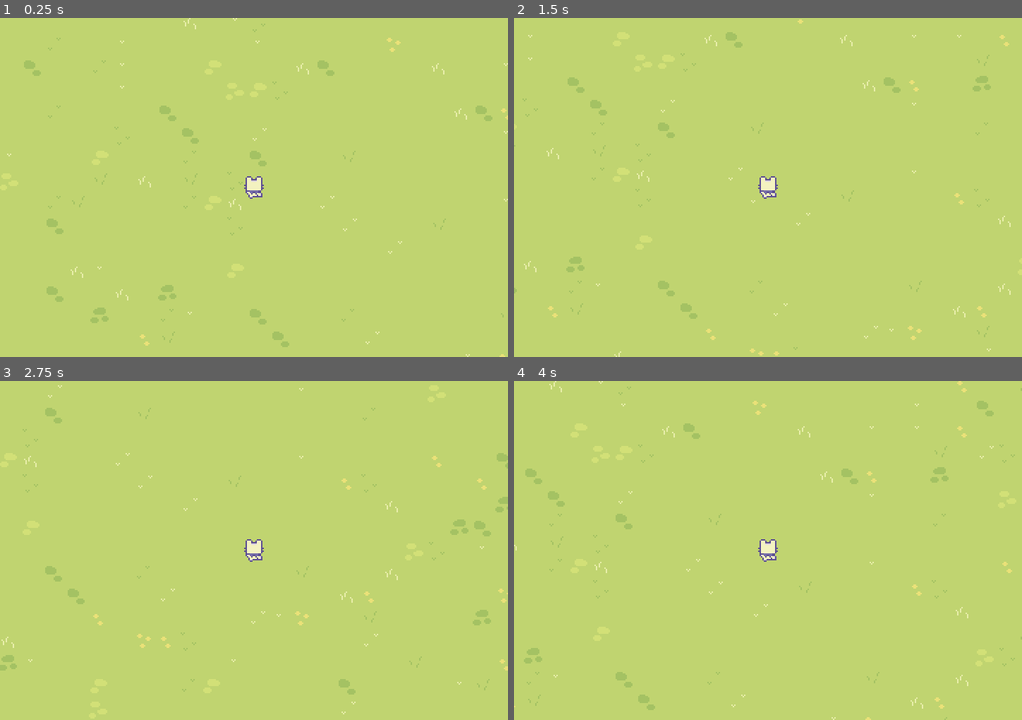
Above: before the commit, frames 1-4 (two rows, left to right).
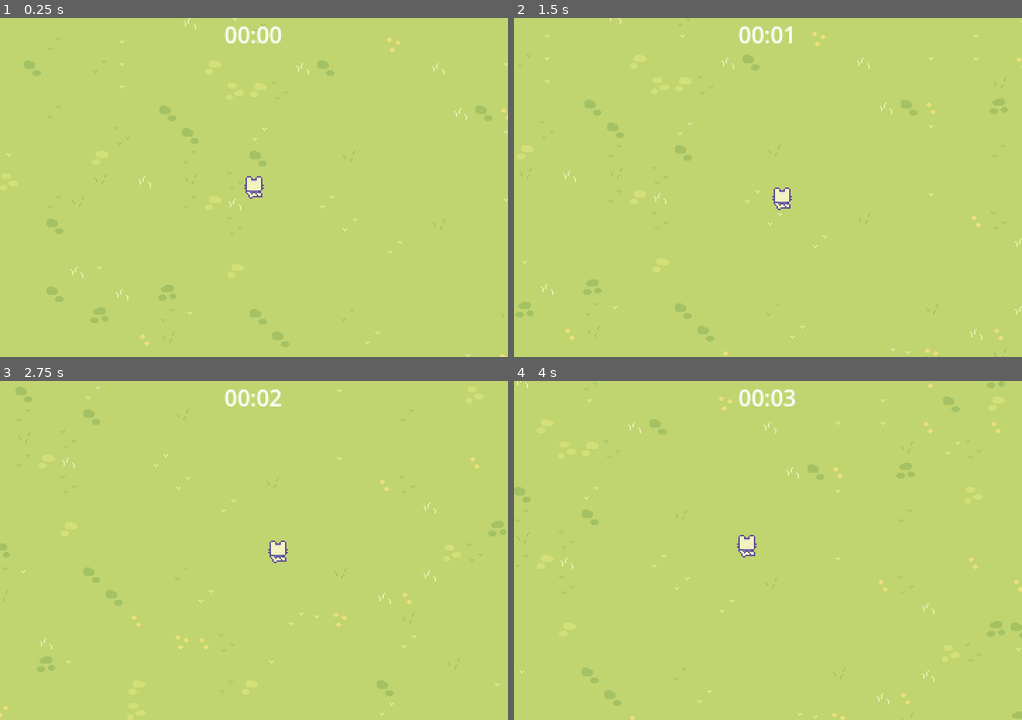
Above: after the commit, the same moments.

Repository: Utygett/2DMathGame
Game: Godot game, scene res://scene/levels/level.tscn
Two runs of this game, one before a commit and one after it. Both use one fixed random seed, a clock stepped at 60 frames per second and the inputs below.
Inputs:
- Up to frame 1 (0.25 s): no input
- Up to frame 2 (1.5 s): tap Enter at 0.5 s; hold D (move_right) 0.53-1.28 s; hold S (move_down) from 1.28 s (still down)
- Up to frame 3 (2.75 s): release S (move_down) at 2.03 s; hold D (move_right) from 2.03 s (still down)
- Up to frame 4 (4 s): release D (move_right) at 2.78 s; hold W (move_up) 2.78-3.53 s; hold A (move_left) from 3.53 s (still down)

The runs differ from the first frame. In frame 1, 0.3% of the frame differs, in the area x 44-56%, y 2-8%; in frame 2, 3.0%; in frame 3, 2.9%; in frame 4, 3.3%, in the area x 0-100%, y 0-100%.

Commit message:
Видео 10 Таймер

Diff:
--- a/scene/levels/level.tscn
+++ b/scene/levels/level.tscn
@@ -1,10 +1,17 @@
-[gd_scene load_steps=4 format=4 uid="uid://bmu76r8k1gj0q"]
+[gd_scene load_steps=6 format=4 uid="uid://bmu76r8k1gj0q"]
 
 [ext_resource type="TileSet" uid="uid://duusb0104ywfi" path="res://resources/green_tile_set.tres" id="1_rjcmn"]
+[ext_resource type="PackedScene" uid="uid://blj2m36s57dn2" path="res://scene/manager/arena_time_manager.tscn" id="1_wqpoj"]
 [ext_resource type="PackedScene" uid="uid://88tsre480nut" path="res://scene/player/player.tscn" id="2_uq4q8"]
 [ext_resource type="PackedScene" uid="uid://vkbtiablo3tt" path="res://scene/spawner/enemy_spawner.tscn" id="3_uq4q8"]
+[ext_resource type="PackedScene" uid="uid://baakhegcog8ga" path="res://scene/ui/arena_tine_ui.tscn" id="4_p3y32"]
 
 [node name="Level" type="Node"]
+
+[node name="ArenaTineUI" parent="." node_paths=PackedStringArray("arena_time_manager") instance=ExtResource("4_p3y32")]
+arena_time_manager = NodePath("../ArenaTimeManager")
+
+[node name="ArenaTimeManager" parent="." instance=ExtResource("1_wqpoj")]
 
 [node name="EnemySpawner" parent="." instance=ExtResource("3_uq4q8")]
 
--- /dev/null
+++ b/scene/manager/arena_time_manager.gd
@@ -0,0 +1,6 @@
+extends Node
+
+@onready var timer = $Timer
+
+func get_time_elapsed():
+	return timer.wait_time - timer.time_left
--- /dev/null
+++ b/scene/manager/arena_time_manager.tscn
@@ -0,0 +1,11 @@
+[gd_scene load_steps=2 format=3 uid="uid://blj2m36s57dn2"]
+
+[ext_resource type="Script" uid="uid://dgittk3ffdvwf" path="res://scene/manager/arena_time_manager.gd" id="1_7onc0"]
+
+[node name="ArenaTimeManager" type="Node"]
+script = ExtResource("1_7onc0")
+
+[node name="Timer" type="Timer" parent="."]
+wait_time = 600.0
+one_shot = true
+autostart = true
--- /dev/null
+++ b/scene/manager/timer.gd
@@ -0,0 +1,6 @@
+extends Timer
+
+@onready var timer = $Timer
+
+func get_time_elapsed():
+	return timer.wait_time - timer.time_left
--- a/scene/player/player.gd
+++ b/scene/player/player.gd
@@ -1,11 +1,14 @@
 extends CharacterBody2D
 
 var s_max_speed = 100
+var s_acceleration = 0.15
 
 func _process(_delta: float) -> void:
 	var movement = movement_vector()
 	var direction = movement.normalized()
-	velocity = s_max_speed * direction
+	var target_velocity = s_max_speed * direction
+
+	velocity = velocity.lerp(target_velocity, s_acceleration)
 	move_and_slide()
 
 func movement_vector():
--- a/scene/player/player.tscn
+++ b/scene/player/player.tscn
@@ -184,3 +184,4 @@
 
 [node name="Camera2D" type="Camera2D" parent="."]
 position = Vector2(0, -8.205)
+position_smoothing_enabled = true
--- /dev/null
+++ b/scene/ui/arena_tine_ui.gd
@@ -0,0 +1,18 @@
+extends CanvasLayer
+
+@export var arena_time_manager: Node
+@onready var label: Label = %Label
+
+
+func _process(delta: float) -> void:
+	if arena_time_manager == null:
+		return
+
+	var time_elapsed = arena_time_manager.get_time_elapsed ()
+	label.text = format_timer(time_elapsed)
+
+
+func format_timer(seconds : float):
+	var minutes = floor(seconds / 60)
+	var remaining_sec = seconds - (minutes * 60)
+	return "%02d" % minutes + ":" + "%02d" % floor(remaining_sec)
--- /dev/null
+++ b/scene/ui/arena_tine_ui.tscn
@@ -0,0 +1,20 @@
+[gd_scene load_steps=2 format=3 uid="uid://baakhegcog8ga"]
+
+[ext_resource type="Script" uid="uid://dcyf5ys7wj5ls" path="res://scene/ui/arena_tine_ui.gd" id="1_lq4h5"]
+
+[node name="ArenaTineUI" type="CanvasLayer"]
+script = ExtResource("1_lq4h5")
+
+[node name="MarginContainer" type="MarginContainer" parent="."]
+anchors_preset = 15
+anchor_right = 1.0
+anchor_bottom = 1.0
+grow_horizontal = 2
+grow_vertical = 2
+
+[node name="Label" type="Label" parent="MarginContainer"]
+unique_name_in_owner = true
+layout_mode = 2
+size_flags_horizontal = 4
+size_flags_vertical = 0
+text = "Timer"
Not shown, added: scene/manager/arena_time_manager.gd.uid
Not shown, added: scene/manager/timer.gd.uid
Not shown, added: scene/ui/arena_tine_ui.gd.uid
